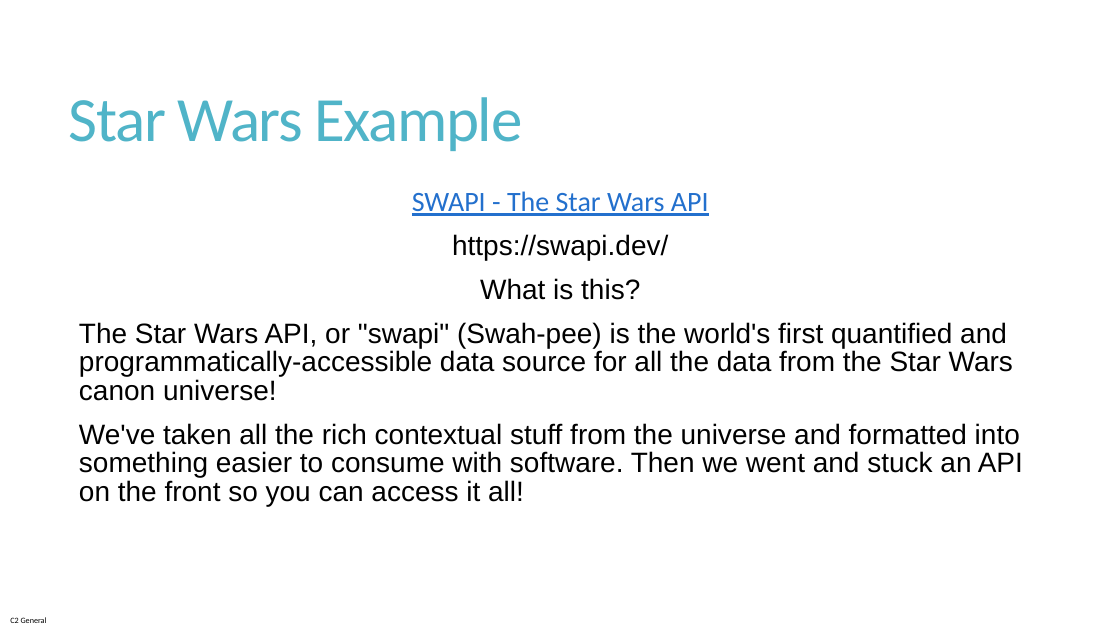
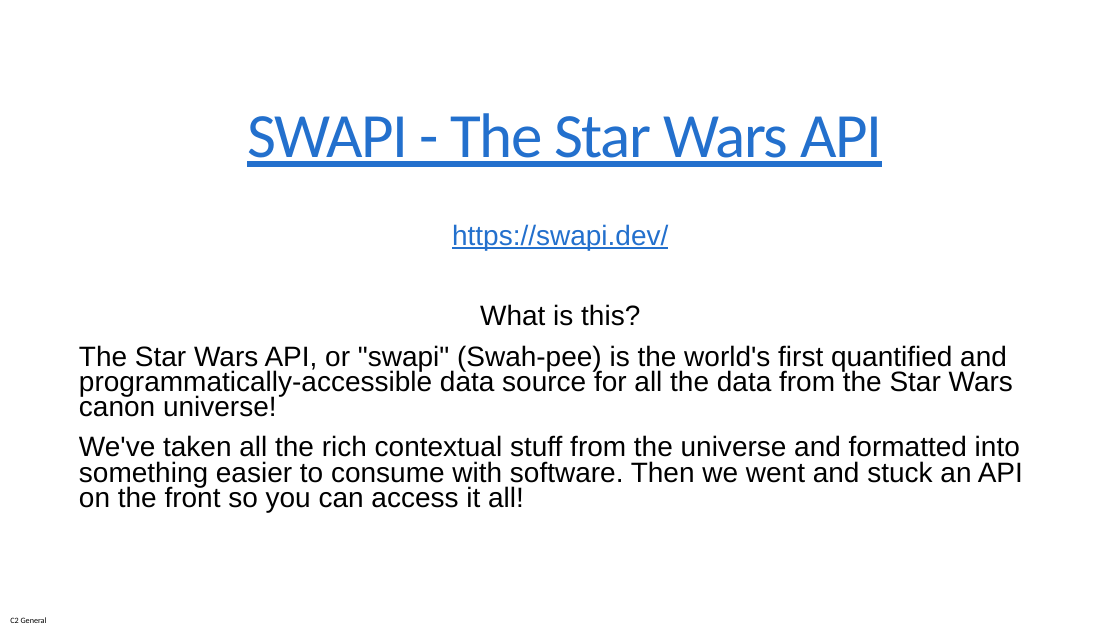
Before and after one commit to jfudickar/json2puml, a slide deck: slide 10 of documentation/json2puml introduction.pptx (slide 11 before the commit). Drawn at 1120x630 pixels with LibreOffice and Linux fonts; fonts in the diff are those of the drawing. Boxes give left, top, right and bottom in pixels: in the first picture for what was removed or moved away, otherwise in the second. Text is boxed around its words. In the diff, an @@ line names an element or a change of style, - is before the commit and + after.

```diff
--- a/documentation/json2puml introduction.pptx
+++ b/documentation/json2puml introduction.pptx
@@ text "SWAPI - The Star Wars ...": place and size @@
-text "SWAPI - The Star Wars ..." at <box>79,191,1023,506</box>
+text "SWAPI - The Star Wars ..." at <box>79,113,1023,512</box>
@@ text "SWAPI - The Star Wars ..." at <box>79,113,1023,512</box>: size 24 to 54 pt, letter spacing 0 to -1.2 pt in "SWAPI - The Star Wars API"; text colour #000000 to #2370CD, underline on in "https://swapi.dev/"; line spacing 0.85 to 0.75 @@
@@ title removed at <box>69,97,522,151</box> @@
-Star Wars Example
```
Also in this commit, not shown: 6 other slides changed, 5 slides added, 7 slides removed, 1 other file.
